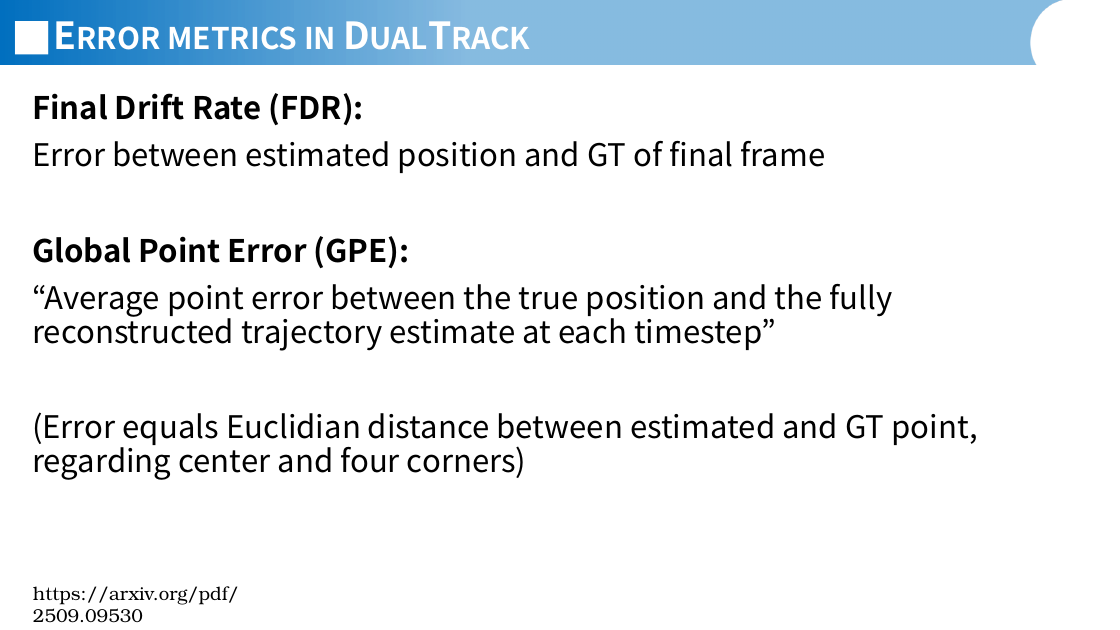
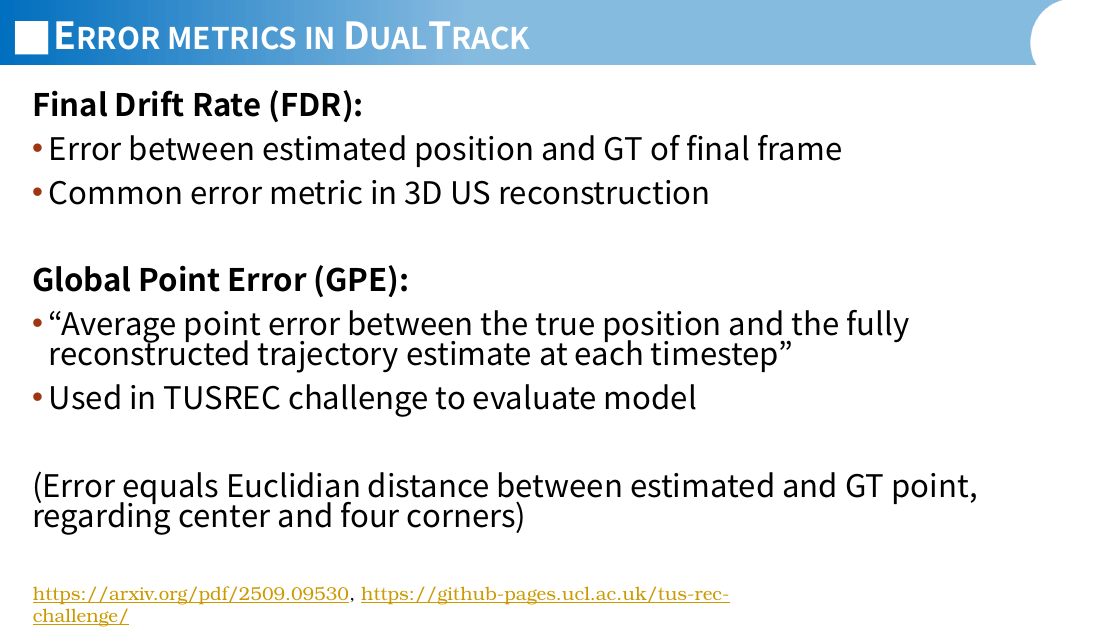
Before and after one commit to JannisIwate/DualTrack, a slide deck: slide 4 of documents/presentations/Jannis_Meyer_Presentation_01_06_2026.pptx. Drawn at 1120x630 pixels with LibreOffice and Linux fonts; fonts in the diff are those of the drawing; background and template pictures are left out. Boxes give left, top, right and bottom in pixels: in the first picture for what was removed or moved away, otherwise in the second. Text is boxed around its words. In the diff, an @@ line names an element or a change of style, - is before the commit and + after.

```diff
--- a/documents/presentations/Jannis_Meyer_Presentation_01_06_2026.pptx
+++ b/documents/presentations/Jannis_Meyer_Presentation_01_06_2026.pptx
@@ text at bbox=[32, 90, 978, 535]: line spacing 0.9 to 0.8; bullet none to • @@
@@ text at bbox=[49, 180, 710, 205]: paragraph added @@
+• Common error metric in 3D US reconstruction
@@ text at bbox=[49, 384, 697, 417]: paragraph added @@
+• Used in TUSREC challenge to evaluate model
@@ text at bbox=[33, 586, 729, 627]: text changed; text colour #000000 to #CC9900 @@
-https://arxiv.org/pdf/2509.09530
+https://arxiv.org/pdf/2509.09530, https://github-pages.ucl.ac.uk/tus-rec-challenge/
```
Also in this commit, not shown: 2 other slides changed, 7 other files.
